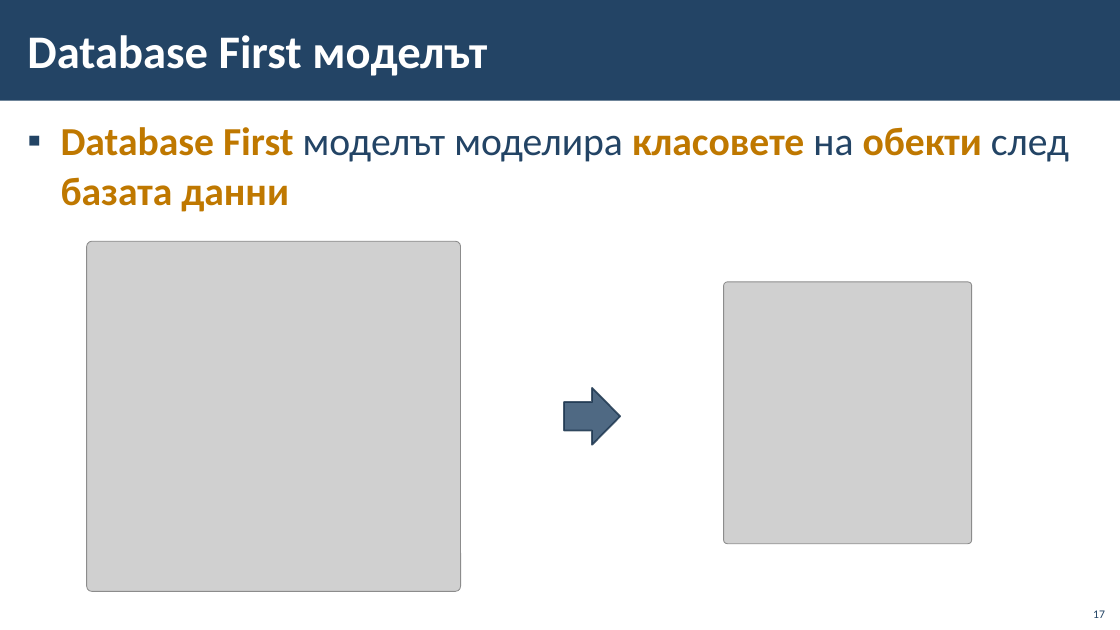
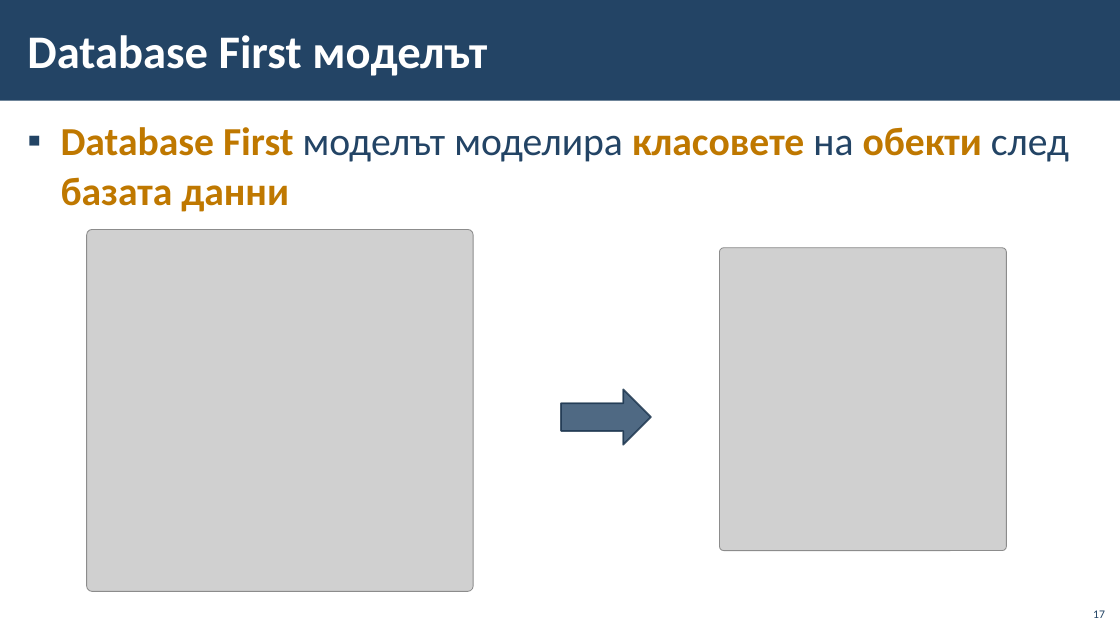
Before and after one commit to BG-IT-Edu/School-Programming, a slide deck: slide 17 of Courses/Software-Sciences/Module-3-Databases-New/14-Connection-Between-C#-and-Database/12-Connection-Between-C#-and-Database.pptx. Drawn at 1120x630 pixels with LibreOffice and Linux fonts; fonts in the diff are those of the drawing; grey boxes stand for pictures; background and template pictures are left out. Boxes give left, top, right and bottom in pixels: in the first picture for what was removed or moved away, otherwise in the second. Text is boxed around its words. In the diff, an @@ line names an element or a change of style, - is before the commit and + after.

Commit message:
Fixing presentation for ORM

```diff
--- a/Courses/Software-Sciences/Module-3-Databases-New/14-Connection-Between-C#-and-Database/12-Connection-Between-C#-and-Database.pptx
+++ b/Courses/Software-Sciences/Module-3-Databases-New/14-Connection-Between-C#-and-Database/12-Connection-Between-C#-and-Database.pptx
@@ picture: place and size @@
-picture at <box>87,241,460,592</box>
+picture at <box>87,229,473,592</box>
@@ picture: place and size @@
-picture at <box>723,282,971,544</box>
+picture at <box>720,248,1007,551</box>
@@ right arrow: place and size @@
-right arrow at <box>565,388,621,445</box>
+right arrow at <box>561,390,651,445</box>
```
